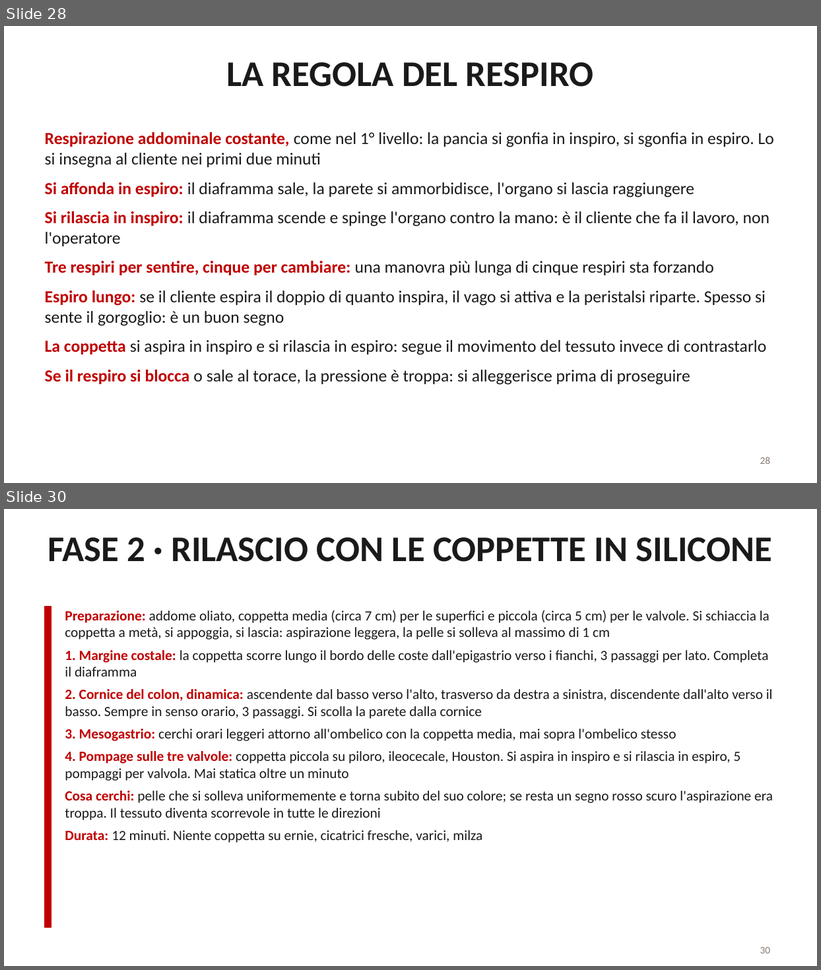
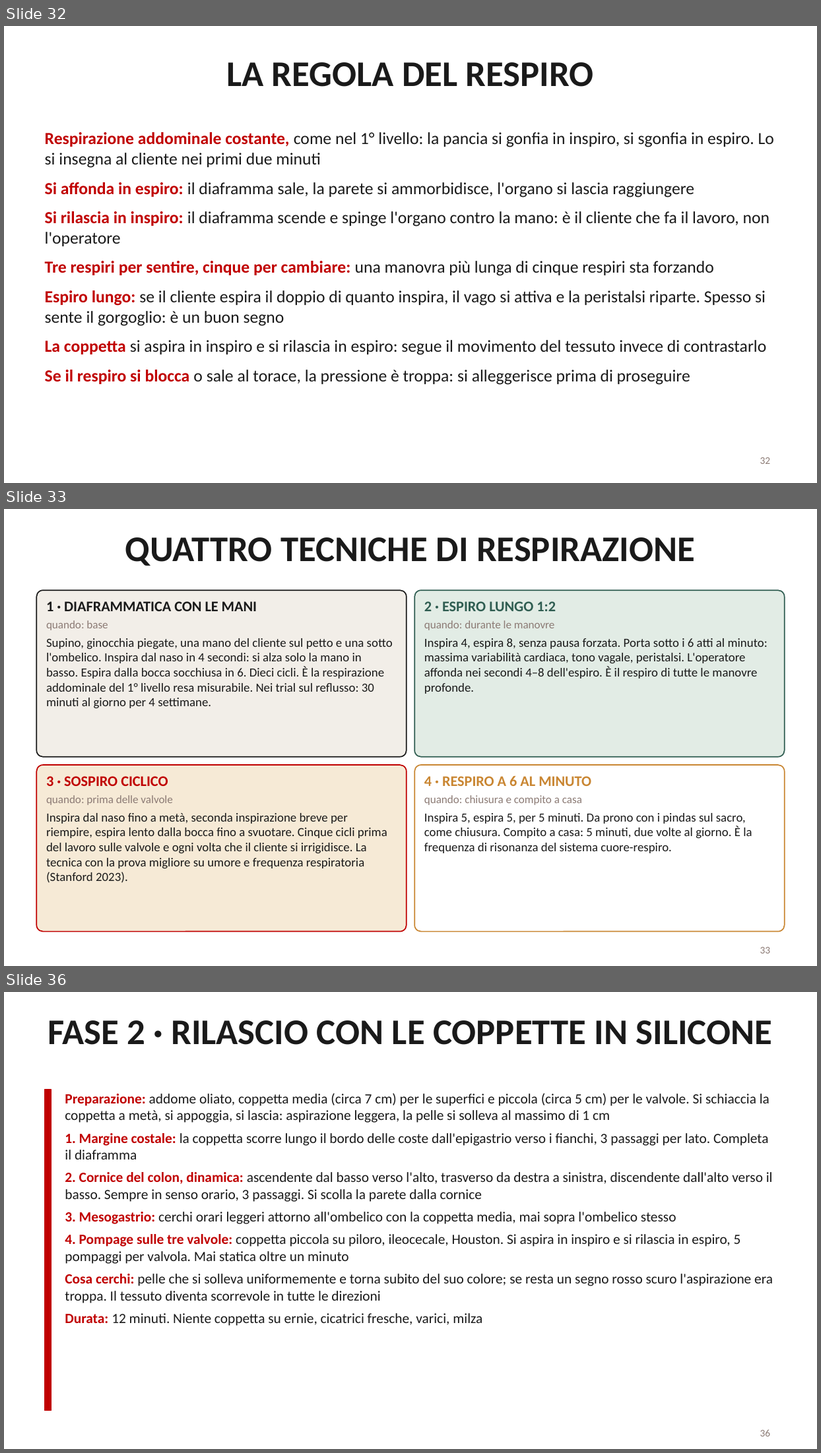
Before and after one commit to davidemcb/kinesiologia-studio, a slide deck: formazione/dispense/viscerale-2-livello.pptx. Shown one above the other, each under a label of ours: slides 28 and 30 before the commit, slides 32, 33 and 36 after it; the slides between them are not shown. The pictures are 821x970 and 821x1453 pixels, drawn with LibreOffice and Linux fonts; fonts in the diff are those of the drawing. Boxes give left, top, right and bottom in pixels: in the first picture for what was removed or moved away, otherwise in the second. Text is boxed around its words. In the diff, an @@ line names an element or a change of style, - is before the commit and + after.

```diff
--- a/formazione/dispense/viscerale-2-livello.pptx
+++ b/formazione/dispense/viscerale-2-livello.pptx
@@ slide 33 added at box(4, 509, 817, 966), background #FFFFFF @@
@@ title added at box(125, 537, 695, 566), 32 pt, text #1A1A1A, bold @@
+QUATTRO TECNICHE DI RESPIRAZIONE
@@ rounded rectangle added at box(36, 590, 407, 757), fill #F2EEE8, outline #1A1A1A 1 pt @@
@@ text added at box(46, 601, 393, 709), 11 pt, text #1A1A1A @@
+1 · DIAFRAMMATICA CON LE MANI
+quando: base
+Supino, ginocchia piegate, una mano del cliente sul petto e una sotto l'ombelico. Inspira dal naso in 4 secondi: si alza solo la mano in basso. Espira dalla bocca socchiusa in 6. Dieci cicli. È la respirazione addominale del 1° livello resa misurabile. Nei trial sul reflusso: 30 minuti al giorno per 4 settimane.
@@ rounded rectangle added at box(415, 590, 785, 757), fill #E2ECE5, outline #2F5D51 1 pt @@
@@ text added at box(424, 601, 768, 694), 11 pt, text #1A1A1A @@
+2 · ESPIRO LUNGO 1:2
+quando: durante le manovre
+Inspira 4, espira 8, senza pausa forzata. Porta sotto i 6 atti al minuto: massima variabilità cardiaca, tono vagale, peristalsi. L'operatore affonda nei secondi 4–8 dell'espiro. È il respiro di tutte le manovre profonde.
@@ rounded rectangle added at box(36, 765, 407, 932), fill #F6EAD6, outline #C00000 1 pt @@
@@ rounded rectangle added at box(415, 765, 785, 932), fill #FFFFFF, outline #C98632 1 pt @@
@@ text added at box(46, 776, 387, 883), 11 pt, text #1A1A1A @@
+3 · SOSPIRO CICLICO
+quando: prima delle valvole
+Inspira dal naso fino a metà, seconda inspirazione breve per riempire, espira lento dalla bocca fino a svuotare. Cinque cicli prima del lavoro sulle valvole e ogni volta che il cliente si irrigidisce. La tecnica con la prova migliore su umore e frequenza respiratoria (Stanford 2023).
@@ text added at box(424, 776, 752, 854), 11 pt, text #1A1A1A @@
+4 · RESPIRO A 6 AL MINUTO
+quando: chiusura e compito a casa
+Inspira 5, espira 5, per 5 minuti. Da prono con i pindas sul sacro, come chiusura. Compito a casa: 5 minuti, due volte al giorno. È la frequenza di risonanza del sistema cuore-respiro.
@@ page number added at box(760, 947, 771, 954), 9 pt, text #8C7B75 @@
+33
@@ what was slide 28 is now slide 32 @@
@@ page number at box(760, 458, 771, 464): text changed @@
-28
+32
@@ what was slide 30 is now slide 36 @@
@@ page number at box(760, 1430, 771, 1437): text changed @@
-30
+36
```
Also in this commit, not shown: 4 slides changed, 6 other slides added, 1 other file.
